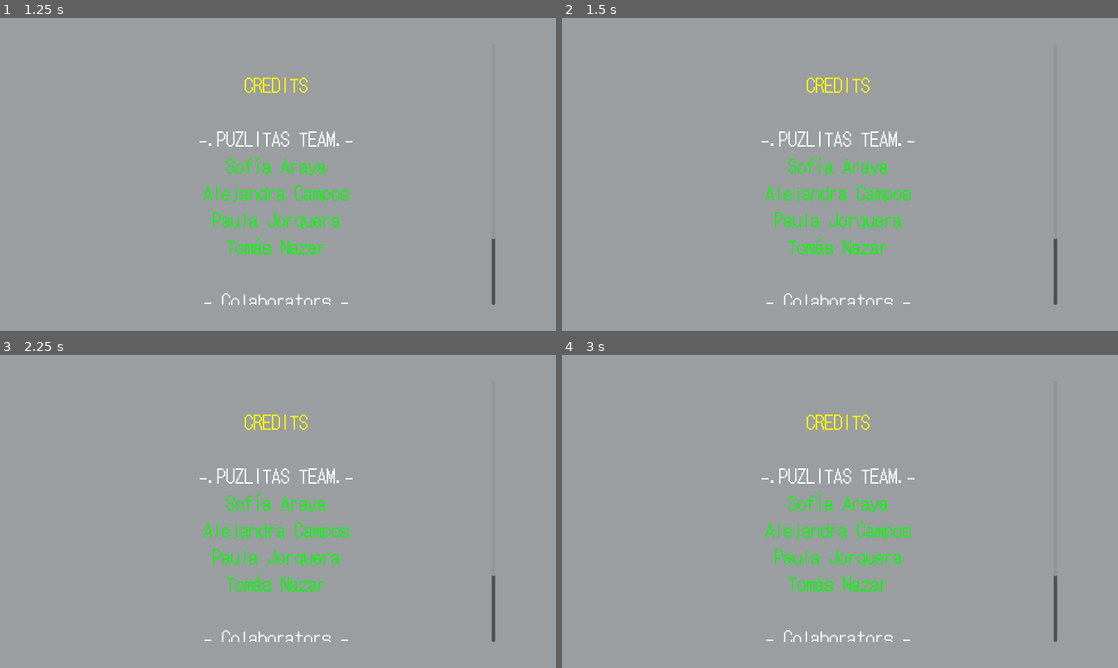
Above: before the commit, frames 1-4 (two rows, left to right).
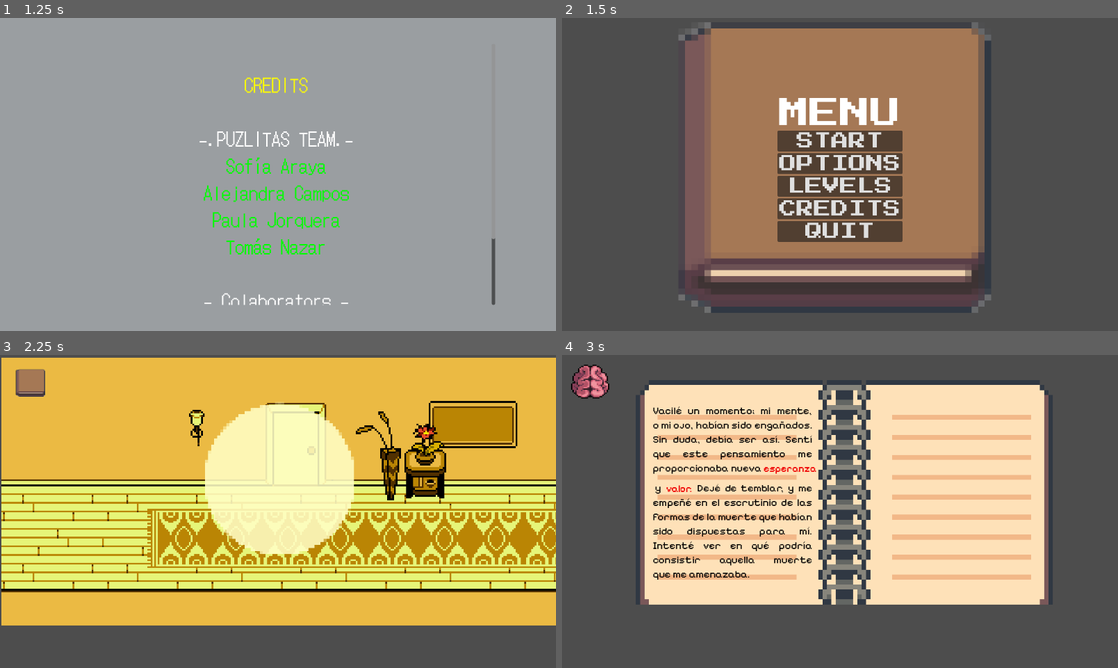
Above: after the commit, the same moments.

Repository: AlePatata/Puzlitas
Game: Godot game, scene res://scenes/main_menu.tscn
Same seed, same stepped clock (60 frames per second), same inputs: the game is played once before the commit and once after it.
Inputs (mouse positions are in pixels of both pictures, inside the frame that each line leads up to):
- Up to frame 1 (1.25 s): click "CREDITS" at 0.5 s
- Up to frame 2 (1.5 s): click (840, 174) at 1.27 s
- Up to frame 3 (2.25 s): click (278, 477) at 2 s, where only the run after the commit has a clickable "START"
- Up to frame 4 (3 s): click (589, 383) at 2.77 s

Frame 1 is identical in both runs. In frame 2, 100% of the frame differs, in the area x 0-100%, y 0-100%; in frame 3, 100%; in frame 4, 100%.

Commit message:
Créditos+música+vinculoalmain Ahora si que si

Diff:
--- a/Proyecto Godot/scenes/Credits/Credits.tscn
+++ b/Proyecto Godot/scenes/Credits/Credits.tscn
@@ -59,7 +59,6 @@
 [/center]"
 
 [node name="Back_to_main" type="TextureButton" parent="."]
-visible = false
 layout_mode = 1
 anchors_preset = 15
 anchor_right = 1.0
--- a/Proyecto Godot/scenes/main_menu.tscn
+++ b/Proyecto Godot/scenes/main_menu.tscn
@@ -1,8 +1,9 @@
-[gd_scene load_steps=4 format=3 uid="uid://bvuopves0sjn8"]
+[gd_scene load_steps=5 format=3 uid="uid://bvuopves0sjn8"]
 
 [ext_resource type="Theme" uid="uid://b4e1fmdbmqdbq" path="res://resources/theme.tres" id="1_is5we"]
 [ext_resource type="Script" path="res://scenes/main_menu.gd" id="2_kvx6y"]
 [ext_resource type="Texture2D" uid="uid://thiha28tsny3" path="res://assets/books.png" id="3_hg8uk"]
+[ext_resource type="AudioStream" uid="uid://dfwua0ao8qvoi" path="res://assets/music/y2mate.com - A Lonely Cherry Tree .wav" id="4_baej6"]
 
 [node name="MainMenu" type="MarginContainer"]
 offset_right = 1280.0
@@ -61,4 +62,5 @@
 text = "QUIT"
 
 [node name="AudioStreamPlayer" type="AudioStreamPlayer" parent="."]
+stream = ExtResource("4_baej6")
 autoplay = true
Not shown, added: Proyecto Godot/assets/music/y2mate.com - A Lonely Cherry Tree .wav.import
Not shown, added: Proyecto Godot/assets/music/y2mate.com - Begin Your Journey .wav.import
Not shown: 1 places in Proyecto Godot/scenes/Credits/Credits.tscn that only renumber resources
